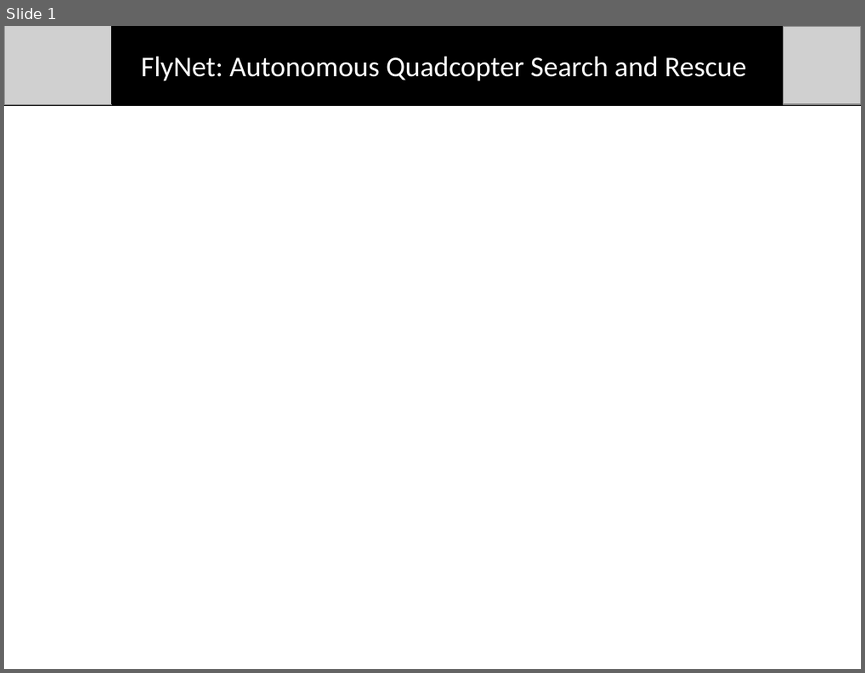
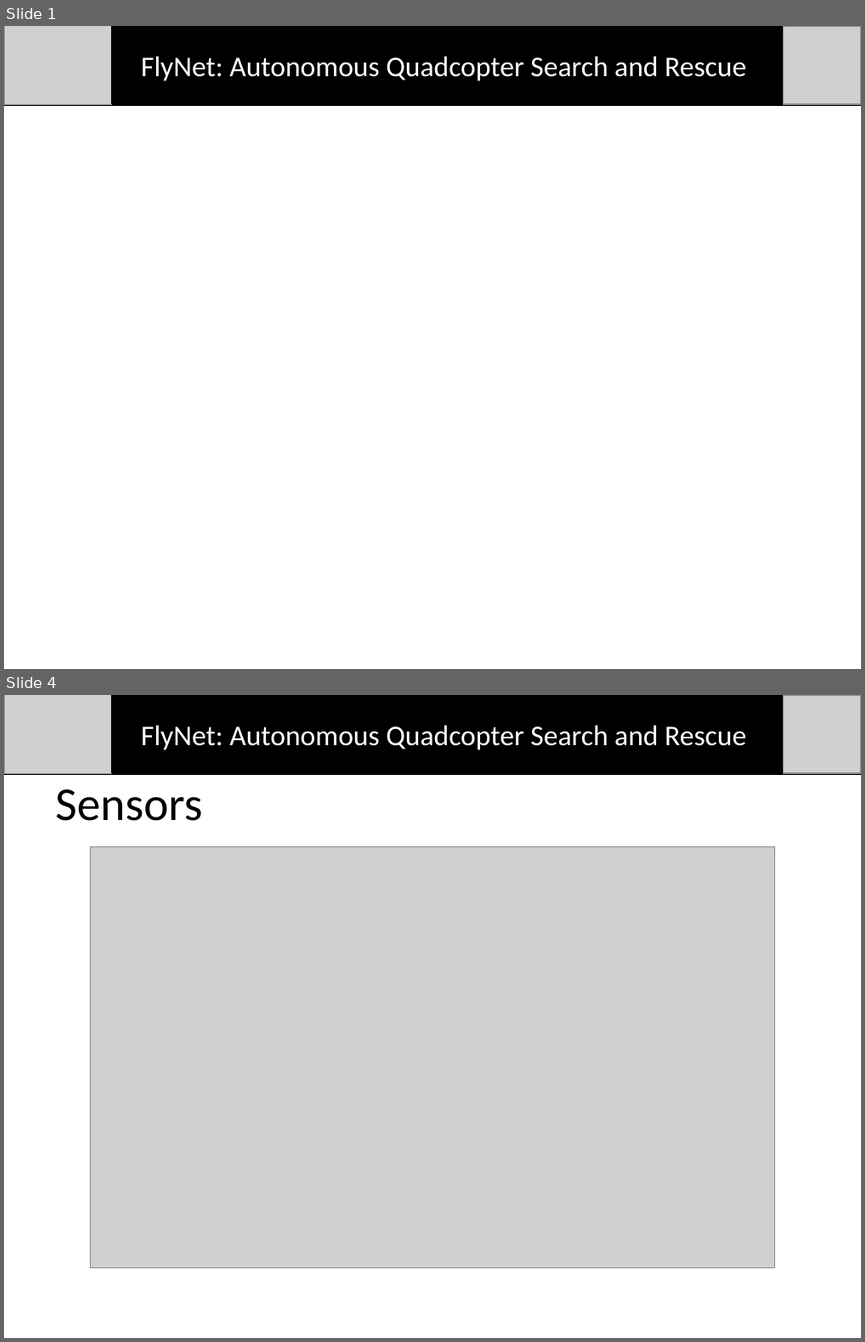
Before and after one commit to dtbinh/FlyNet, a slide deck: Presentations/Mid Semester Review/Individual_Slides/Bryce/Slide template.pptx. Shown one above the other, each under a label of ours: slide 1 before the commit, slides 1 and 4 after it; the slides between them are not shown. The pictures are 865x673 and 865x1342 pixels, drawn with LibreOffice and Linux fonts; fonts in the diff are those of the drawing; grey boxes stand for pictures. Boxes give left, top, right and bottom in pixels: in the first picture for what was removed or moved away, otherwise in the second. Text is boxed around its words. In the diff, an @@ line names an element or a change of style, - is before the commit and + after.

```diff
--- a/Presentations/Mid Semester Review/Individual_Slides/Bryce/Slide template.pptx
+++ b/Presentations/Mid Semester Review/Individual_Slides/Bryce/Slide template.pptx
@@ slide 4 added at <box>4,695,861,1338</box>, background #FFFFFF @@
@@ group added at <box>4,695,861,774</box>: 2 pictures, 1 line, 1 rectangle, 1 text @@
+FlyNet: Autonomous Quadcopter Search and Rescue
@@ title added at <box>55,789,202,821</box>, 39.6 pt, text #000000 @@
+Sensors
@@ picture added at <box>91,846,775,1267</box> @@
```
Also in this commit, not shown: 2 other slides added.
